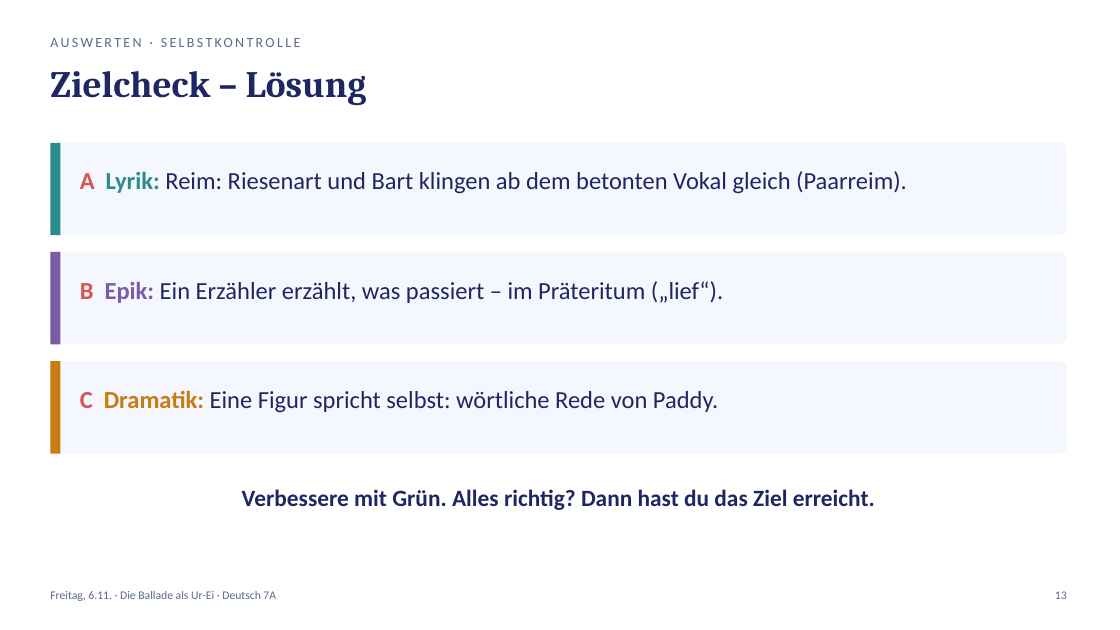
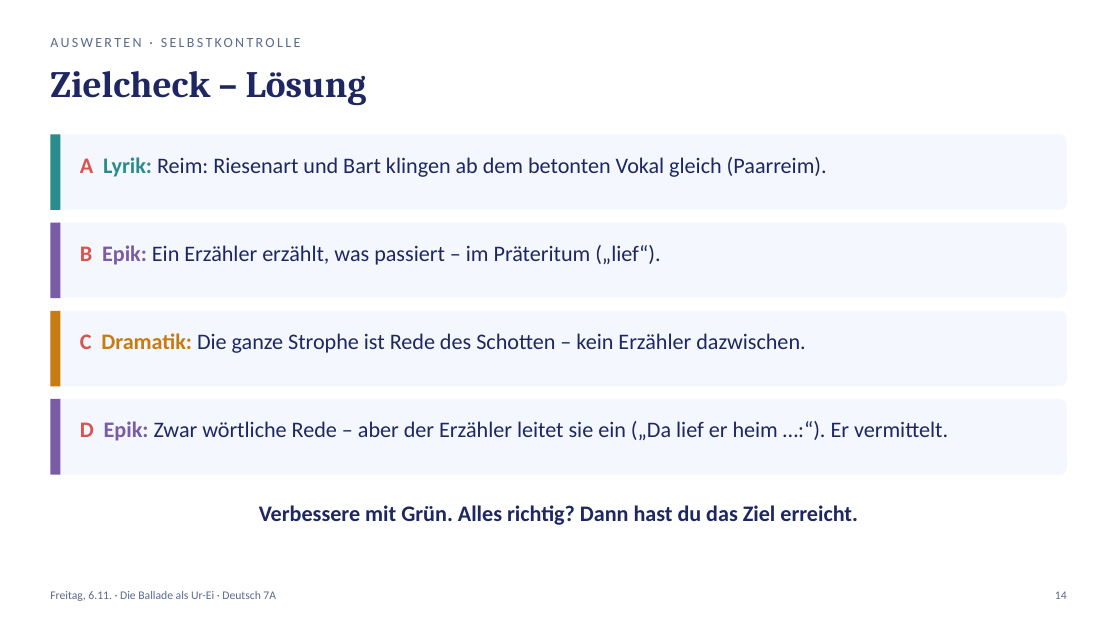
Before and after one commit to golzkonstantin-gif/Schule, a slide deck: slide 14 of Deutsch_7A/Balladen/Woche2/Freitag_06-11_Deutsch_7A.pptx (slide 13 before the commit). Drawn at 1120x630 pixels with LibreOffice and Linux fonts; fonts in the diff are those of the drawing. Boxes give left, top, right and bottom in pixels: in the first picture for what was removed or moved away, otherwise in the second. Text is boxed around its words. In the diff, an @@ line names an element or a change of style, - is before the commit and + after.

```diff
--- a/Deutsch_7A/Balladen/Woche2/Freitag_06-11_Deutsch_7A.pptx
+++ b/Deutsch_7A/Balladen/Woche2/Freitag_06-11_Deutsch_7A.pptx
@@ rounded rectangle resized from (x1=50, y1=143, x2=1067, y2=235) to (x1=50, y1=134, x2=1067, y2=210) @@
@@ rectangle resized from (x1=50, y1=143, x2=60, y2=235) to (x1=50, y1=134, x2=60, y2=210) @@
@@ text "A Lyrik: Reim: Riesenart und ..." moved from (x1=80, y1=171, x2=907, y2=194) to (x1=80, y1=157, x2=827, y2=177) @@
@@ text "A Lyrik: Reim: Riesenart und ..." at (x1=80, y1=157, x2=827, y2=177): size 21 to 19 pt @@
@@ rounded rectangle resized from (x1=50, y1=252, x2=1067, y2=344) to (x1=50, y1=223, x2=1067, y2=298) @@
@@ rectangle resized from (x1=50, y1=252, x2=60, y2=344) to (x1=50, y1=223, x2=60, y2=298) @@
@@ text "B Epik: Ein Erzähler erzählt, ..." at (x1=80, y1=245, x2=660, y2=265): size 21 to 19 pt @@
@@ text "B Epik: Ein Erzähler erzählt, ..." moved from (x1=80, y1=281, x2=723, y2=303) to (x1=80, y1=245, x2=660, y2=265) @@
@@ proportions changed in 3 elements at (x1=50, y1=134, x2=1067, y2=210), (x1=50, y1=223, x2=1067, y2=298), (x1=50, y1=311, x2=1067, y2=386) @@
@@ rounded rectangle resized from (x1=50, y1=361, x2=1067, y2=454) to (x1=50, y1=311, x2=1067, y2=386) @@
@@ rectangle resized from (x1=50, y1=361, x2=60, y2=454) to (x1=50, y1=311, x2=60, y2=386) @@
@@ text at (x1=80, y1=333, x2=805, y2=353): text changed; size 21 to 19 pt @@
-C Dramatik: Eine Figur spricht selbst: wörtliche Rede von Paddy.
+C Dramatik: Die ganze Strophe ist Rede des Schotten – kein Erzähler dazwischen.
@@ rounded rectangle added at (x1=50, y1=399, x2=1067, y2=475), fill #F4F7FD @@
@@ rectangle added at (x1=50, y1=399, x2=60, y2=475), fill #7A5BA6 @@
@@ text added at (x1=80, y1=421, x2=948, y2=441), 19 pt, text #1E2761 @@
+D Epik: Zwar wörtliche Rede – aber der Erzähler leitet sie ein („Da lief er heim …:“). Er vermittelt.
@@ text "Verbessere mit Grün. Alles richtig? ..." moved from (x1=242, y1=489, x2=875, y2=510) to (x1=259, y1=505, x2=858, y2=525) @@
@@ text "Verbessere mit Grün. Alles richtig? ..." at (x1=259, y1=505, x2=858, y2=525): size 20 to 19 pt @@
@@ text at (x1=1055, y1=591, x2=1067, y2=599): text changed @@
-13
+14
```
Also in this commit, not shown: 5 other slides changed, 3 slides added, 2 slides removed, 19 other files.
